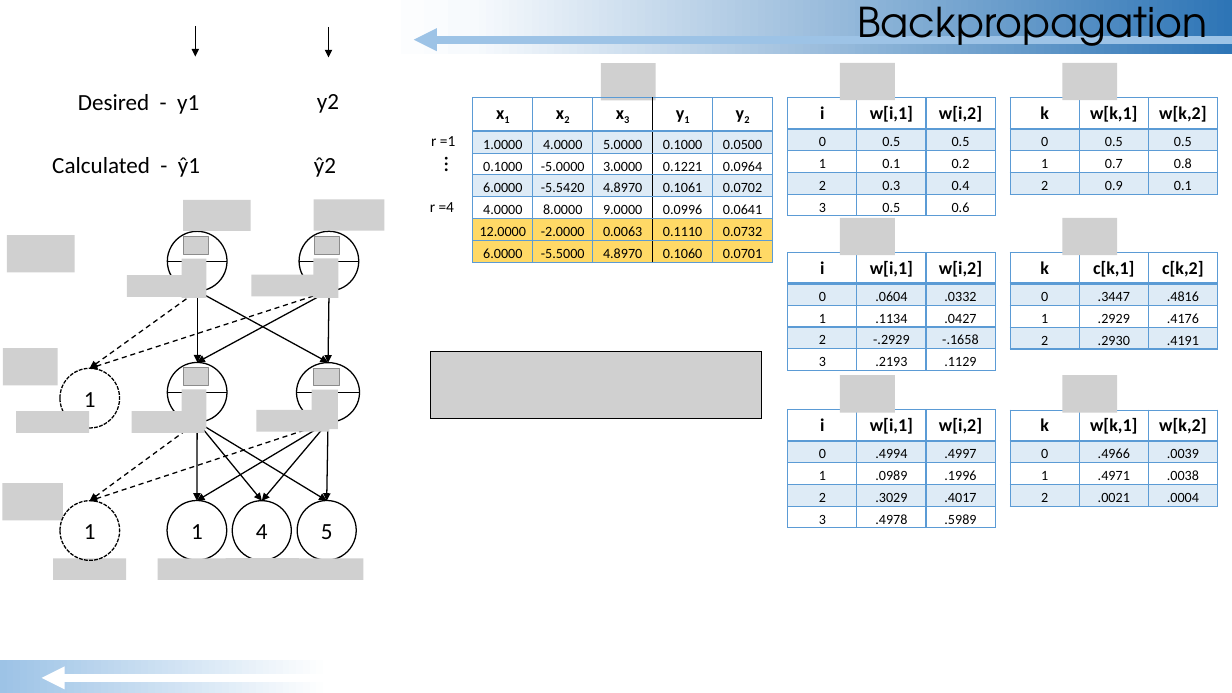
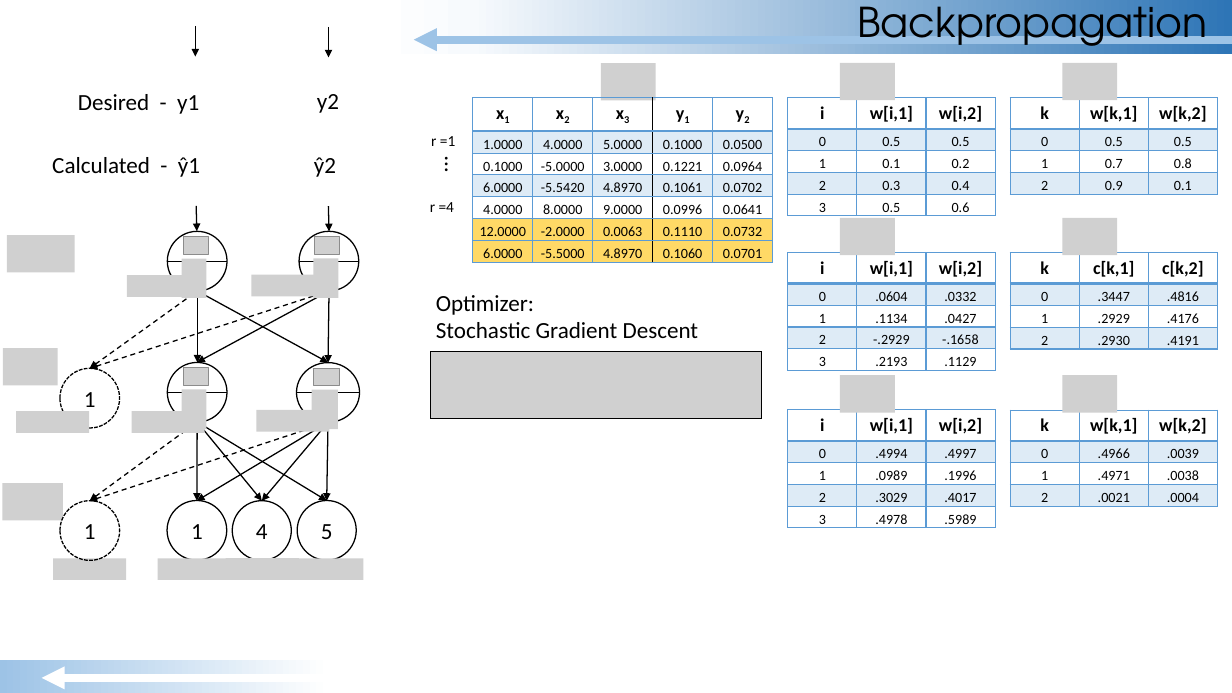
Before and after one commit to GradyKurpasi/RNN-Tutorial, a slide deck: slide 32 of MLP-RNN Tutorial.pptx. Drawn at 1232x693 pixels with LibreOffice and Linux fonts; fonts in the diff are those of the drawing; grey boxes stand for pictures. Boxes give left, top, right and bottom in pixels: in the first picture for what was removed or moved away, otherwise in the second. Text is boxed around its words. In the diff, an @@ line names an element or a change of style, - is before the commit and + after.

```diff
--- a/MLP-RNN Tutorial.pptx
+++ b/MLP-RNN Tutorial.pptx
@@ picture removed at (x1=183, y1=200, x2=250, y2=231) @@
@@ picture removed at (x1=313, y1=200, x2=384, y2=231) @@
@@ text added at (x1=436, y1=295, x2=699, y2=338), 18 pt, text #000000 @@
+Optimizer:
+Stochastic Gradient Descent
```
Also in this commit, not shown: 28 other slides changed, 1 slide removed, 2 other files.
